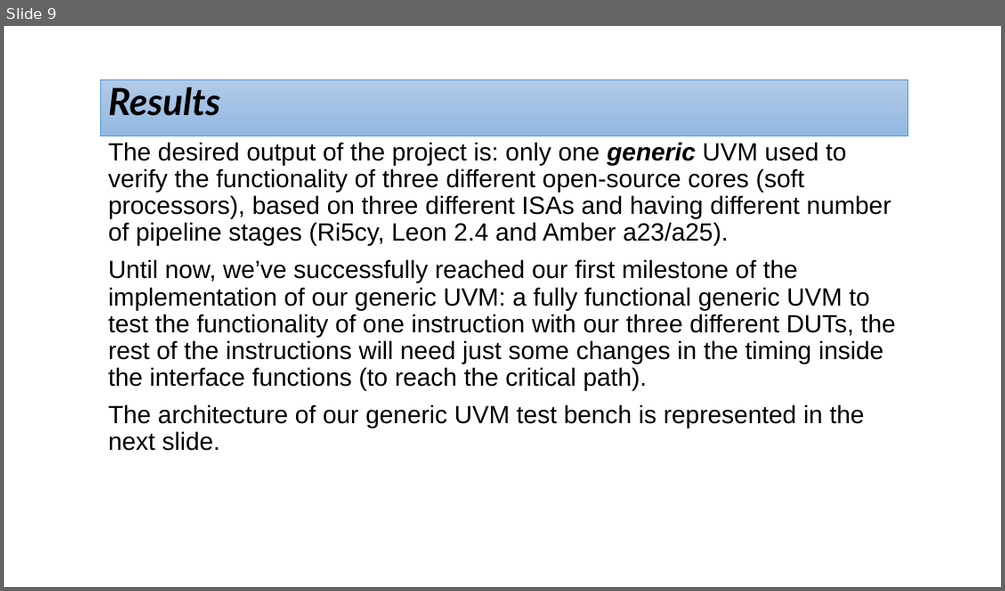
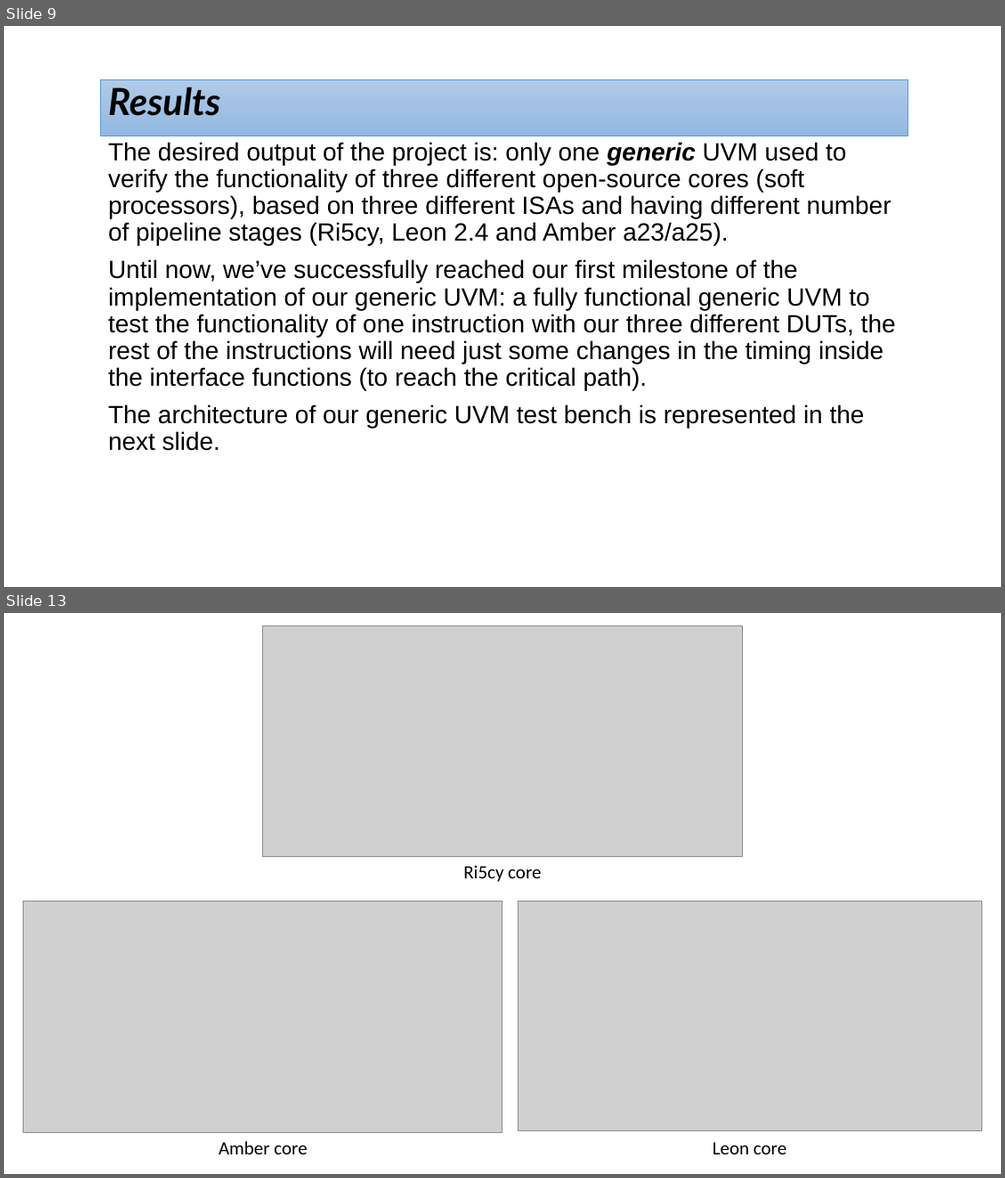
Before and after one commit to cufeolm/codeGP, a slide deck: Project_progress_Agenda.pptx. Shown one above the other, each under a label of ours: slide 9 before the commit, slides 9 and 13 after it; the slides between them are not shown. The pictures are 1005x591 and 1005x1178 pixels, drawn with LibreOffice and Linux fonts; fonts in the diff are those of the drawing; grey boxes stand for pictures. Boxes give left, top, right and bottom in pixels: in the first picture for what was removed or moved away, otherwise in the second. Text is boxed around its words. In the diff, an @@ line names an element or a change of style, - is before the commit and + after.

```diff
--- a/Project_progress_Agenda.pptx
+++ b/Project_progress_Agenda.pptx
@@ slide 13 added at [4, 613, 1001, 1174], background #FFFFFF @@
@@ picture added at [263, 625, 742, 856] @@
@@ text added at [463, 865, 541, 882], 18 pt, text #000000 @@
+Ri5cy core
@@ picture added at [24, 900, 502, 1132] @@
@@ picture added at [518, 900, 981, 1131] @@
@@ text added at [218, 1141, 307, 1154], 18 pt, text #000000 @@
+Amber core
@@ text added at [712, 1142, 786, 1154], 18 pt, text #000000 @@
+Leon core
```
Also in this commit, not shown: 7 slides changed, 3 other files.
